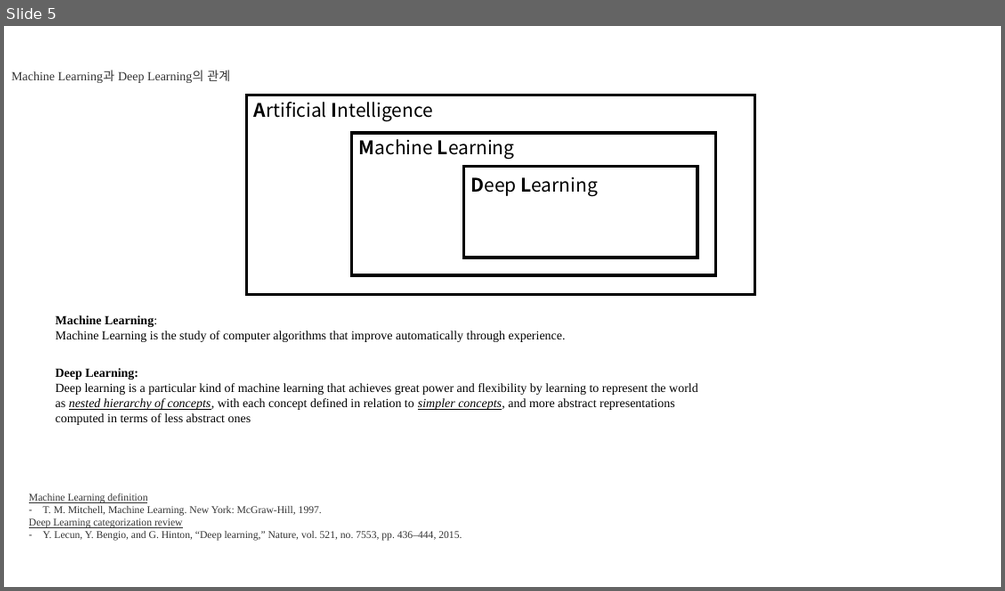
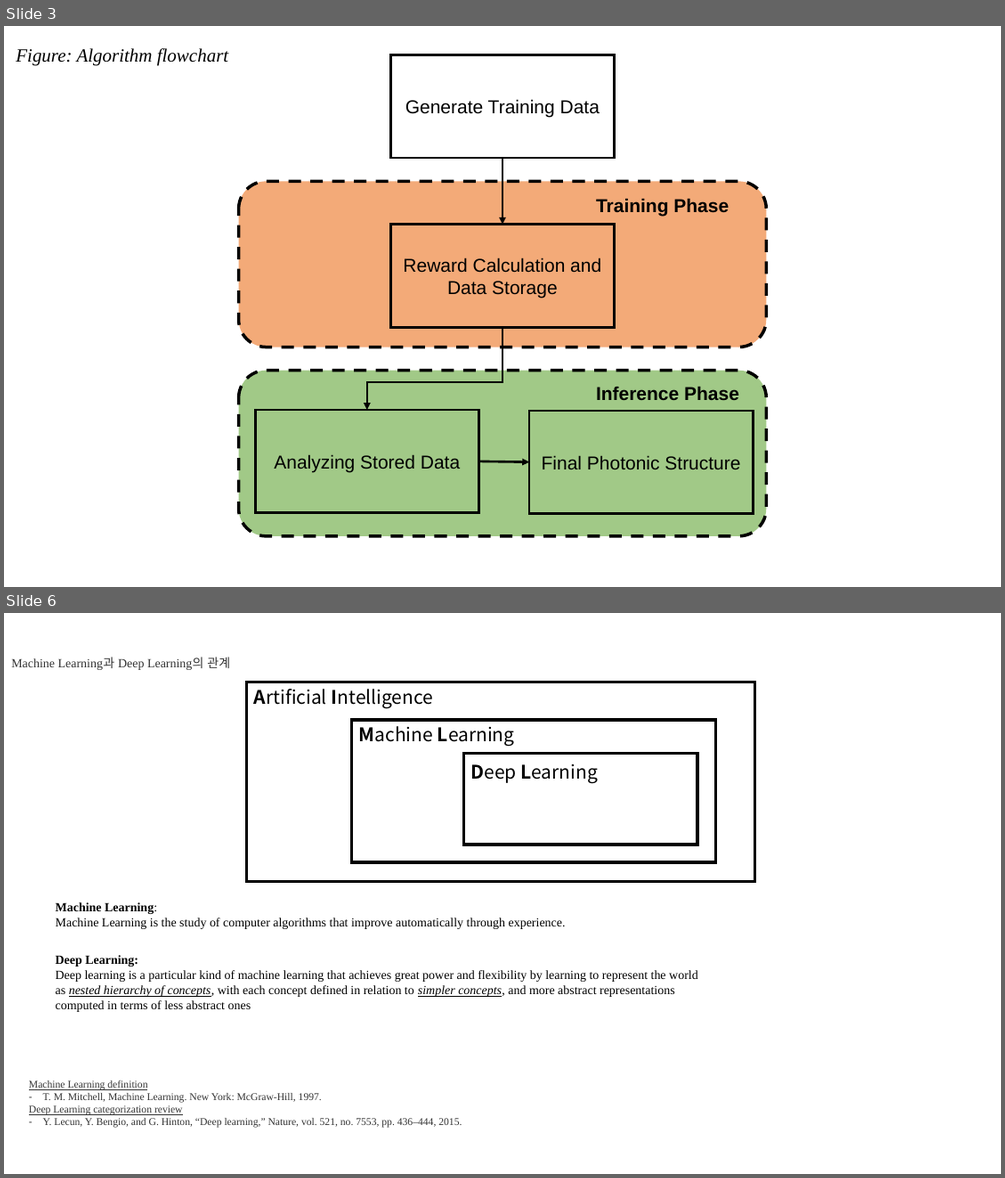
Before and after one commit to jglee96/NBTP_Lab, a slide deck: 개인/석사학위논문/Manuscript Preparation.pptx. Shown one above the other, each under a label of ours: slide 5 before the commit, slides 3 and 6 after it; the slides between them are not shown. The pictures are 1005x591 and 1005x1178 pixels, drawn with LibreOffice and Linux fonts; fonts in the diff are those of the drawing. Boxes give left, top, right and bottom in pixels: in the first picture for what was removed or moved away, otherwise in the second. Text is boxed around its words. In the diff, an @@ line names an element or a change of style, - is before the commit and + after.

```diff
--- a/개인/석사학위논문/Manuscript Preparation.pptx
+++ b/개인/석사학위논문/Manuscript Preparation.pptx
@@ slide 3 added at [4, 26, 1001, 587], background #FFFFFF @@
@@ text added at [16, 48, 228, 66], 18 pt, text #000000, italic @@
+Figure: Algorithm flowchart
@@ rectangle added at [390, 55, 615, 159], outline #000000 2.25 pt, 18 pt, text #000000 @@
+Generate Training Data
@@ arrow added from (502, 158) to (502, 224), #000000 2.25 pt @@
@@ rounded rectangle added at [239, 182, 767, 347], fill #ED7D31 at 65% opacity, outline #000000 3 pt dashed @@
@@ text added at [596, 198, 728, 216], 18 pt, text #000000, bold @@
+Training Phase
@@ rectangle added at [390, 224, 615, 328], outline #000000 2.25 pt, 18 pt, text #000000 @@
+Reward Calculation and
+Data Storage
@@ elbow arrow added from (502, 328) to (367, 410), #000000 2.25 pt @@
@@ rounded rectangle added at [239, 370, 767, 536], fill #70AD47 at 65% opacity, outline #000000 3 pt dashed @@
@@ text added at [596, 386, 739, 400], 18 pt, text #000000, bold @@
+Inference Phase
@@ rectangle added at [255, 410, 479, 513], outline #000000 2.25 pt, 18 pt, text #000000 @@
+Analyzing Stored Data
@@ rectangle added at [530, 410, 753, 514], outline #000000 2.25 pt, 18 pt, text #000000 @@
+Final Photonic Structure
@@ arrow added from (479, 461) to (530, 462), #000000 2.25 pt @@
@@ what was slide 5 is now slide 6 @@
```
Also in this commit, not shown: 4 slides changed, 1 other file.
